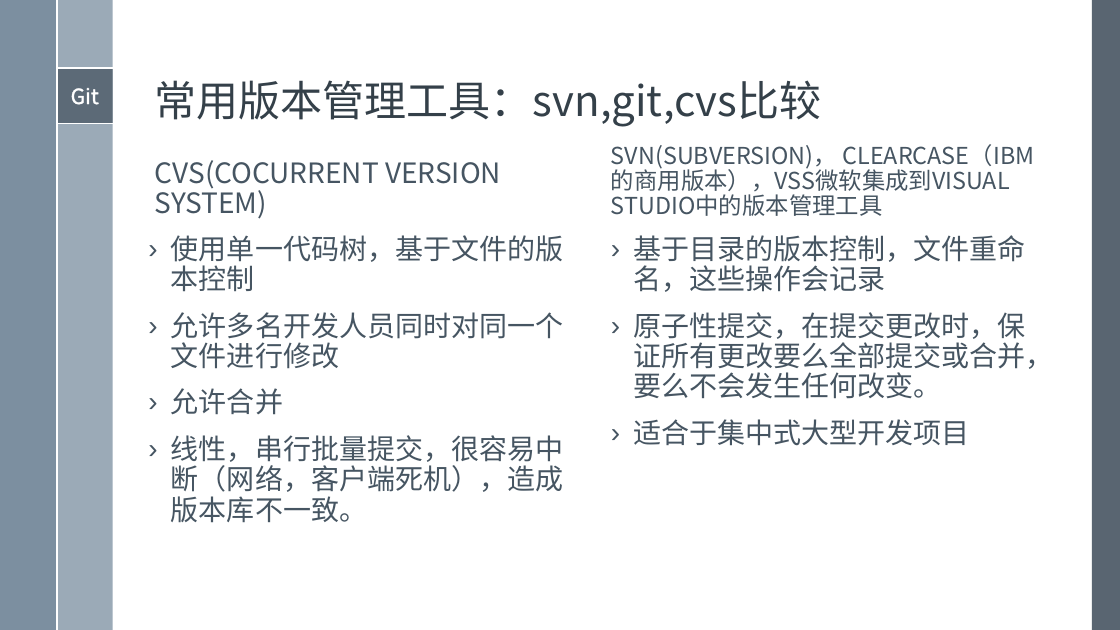
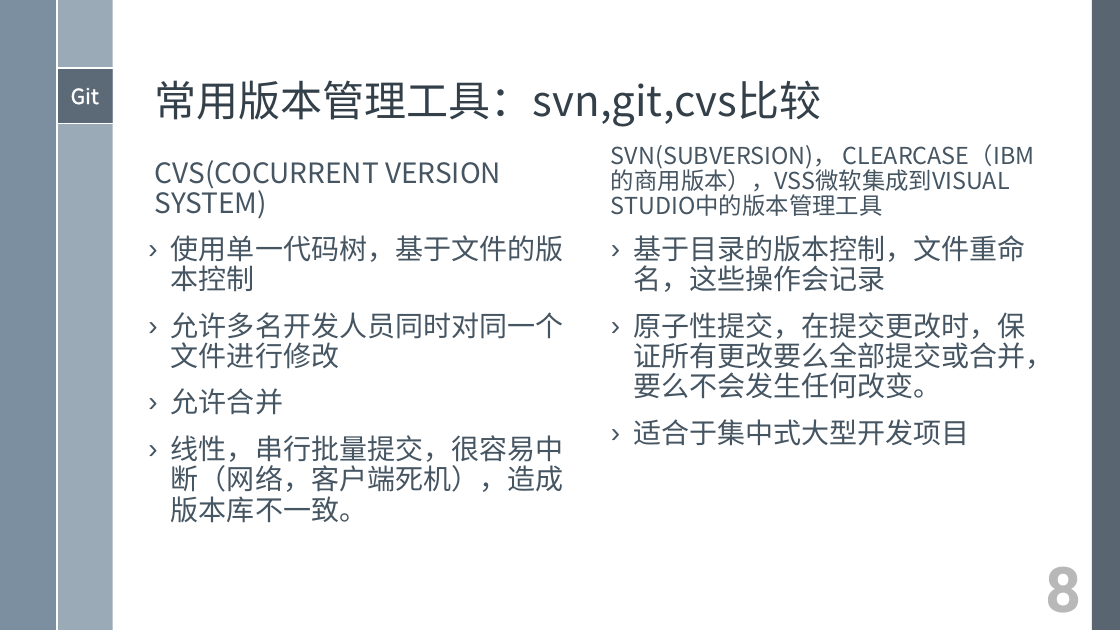
Before and after one commit to xami/joke, a slide deck: slide 8 of docs/windows模板/演示文稿 2.pptx. Drawn at 1120x630 pixels with LibreOffice and Linux fonts; fonts in the diff are those of the drawing. Boxes give left, top, right and bottom in pixels: in the first picture for what was removed or moved away, otherwise in the second. Text is boxed around its words. In the diff, an @@ line names an element or a change of style, - is before the commit and + after.

```diff
--- a/docs/windows模板/演示文稿 2.pptx
+++ b/docs/windows模板/演示文稿 2.pptx
@@ text added at (x1=1045, y1=567, x2=1081, y2=613), 54 pt, text gradient #5C5C5C to #B9B9B9 to #F8F8F8, bold @@
+8
```
Also in this commit, not shown: 30 other slides changed.
